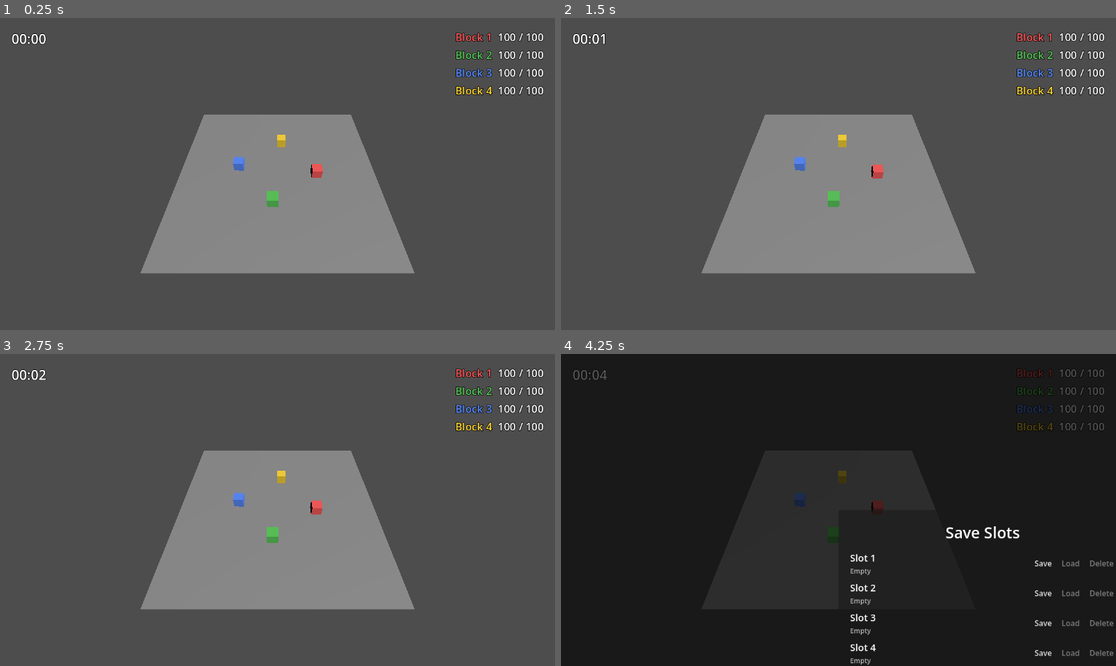
Above: before the commit, frames 1-4 (two rows, left to right).
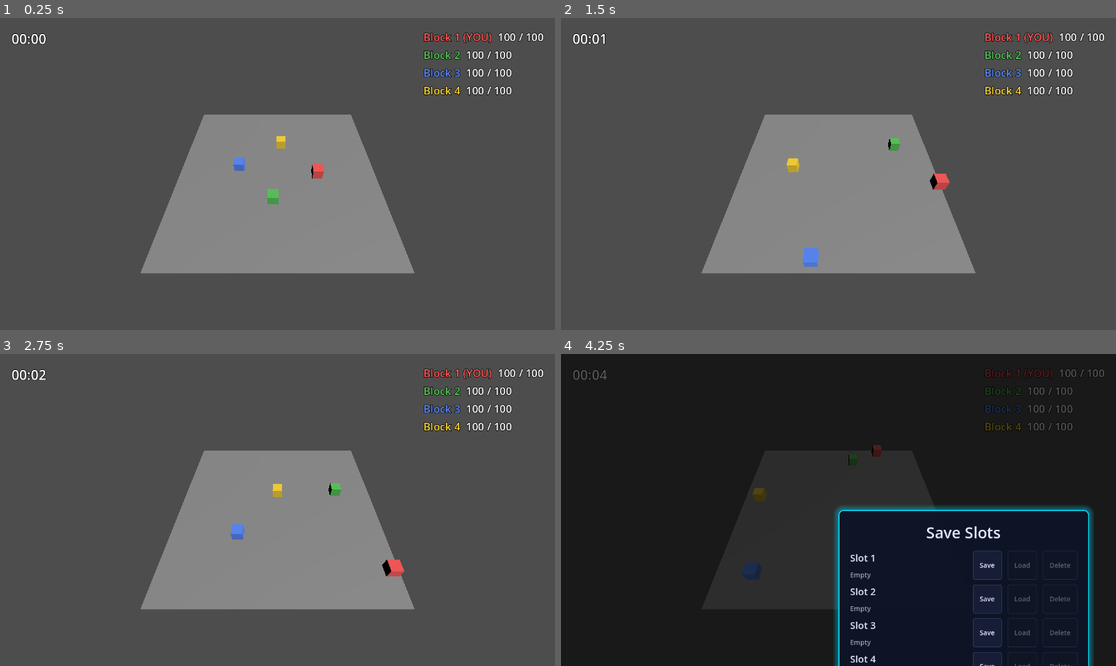
Above: after the commit, the same moments.

Repository: dsarno/save-system-godot-claude
Game: Godot game, scene res://game/game_main.tscn
The game is run twice, just before and just after one commit, with the same random seed, the same clock (stepped at 60 frames per second) and the same inputs.
Inputs:
- Up to frame 1 (0.25 s): no input
- Up to frame 2 (1.5 s): hold D (move_right, bound only after the commit) 0.53-1.28 s; tap Space (jump, bound only after the commit) at 0.6, 0.77, 1.07, 1.35 s; hold S (move_back, bound only after the commit) from 1.28 s (still down)
- Up to frame 3 (2.75 s): tap Space (jump, bound only after the commit) at 1.52, 1.82, 2.1 s; release S (move_back, bound only after the commit) at 2.03 s; hold D (move_right, bound only after the commit) from 2.03 s (still down)
- Up to frame 4 (4.25 s): release D (move_right, bound only after the commit) at 2.78 s; hold W (move_forward, bound only after the commit) 2.78-3.53 s; tap Space (jump, bound only after the commit) at 2.85, 3.02, 3.32, 3.6, 3.77, 4.07 s; hold A (move_left, bound only after the commit) from 3.53 s (still down); tap Escape (toggle_menu) at 4.15 s

The runs differ from the first frame. In frame 1, 1.5% of the frame differs, in the area x 41-98%, y 4-61%; in frame 2, 2.1%; in frame 3, 2.1%; in frame 4, 6.4%, in the area x 32-100%, y 4-100%.

Commit message:
feat: synthwave UI theme + player-controlled Block 1
Theme (game/ui_theme.tres) applied to HUD + SlotMenu:
- Deep navy panel (#0d1021), neon cyan border with outer glow
- Button states: dark normal / magenta hover / cyan pressed / cyan focus
- Readable off-white body text, bold constants, rounded corners

Player control on Block 1 (index 0, renamed "Block 1 (YOU)"):
- WASD applies horizontal force (28N), Space triggers 7N upward impulse
- Grounded heuristic: low Y velocity + low altitude — no raycast needed
- AI blocks still wander freely
- is_player persists through save/load via Block.save_data/load_data

Also fixed earlier issues:
- ESC now closes SlotMenu (handler moved to SlotMenu — survives pause)
- Blocks actually move (slick PhysicsMaterial, friction 0.1, bounce 0.3,
  steer_force bumped 4→14)
- SlotMenu panel shrunk 600→520 wide so it fits in embedded play

Co-Authored-By: Claude Opus 4.7 (1M context) <noreply@anthropic.com>

Diff:
--- a/game/arena.gd
+++ b/game/arena.gd
@@ -68,10 +68,11 @@
 	# Set @export properties BEFORE add_child so Block._ready sees the final
 	# values when it builds its material. If we set them after, _ready has
 	# already baked a material with the default (white) block_color.
-	b.block_name = "Block %d" % (index + 1)
+	b.block_name = "Block %d" % (index + 1) + (" (YOU)" if index == 0 else "")
 	b.block_color = block_colors[index % block_colors.size()]
 	b.max_hp = 100
 	b.hp = b.max_hp
+	b.is_player = (index == 0)
 	$Blocks.add_child(b)
 	var angle := (float(index) / float(num_blocks)) * TAU
 	b.global_position = Vector3(cos(angle) * spawn_radius, 0.6, sin(angle) * spawn_radius)
--- a/game/arena.tscn
+++ b/game/arena.tscn
@@ -1,6 +1,7 @@
 [gd_scene format=3 uid="uid://blro6ofnxkrcv"]
 
 [ext_resource type="Script" uid="uid://23fa1dl5m40e" path="res://game/arena.gd" id="1_lqfih"]
+[ext_resource type="PhysicsMaterial" uid="uid://b02vyclcmlsv4" path="res://game/slick.tres" id="2_l8ka0"]
 
 [sub_resource type="BoxMesh" id="BoxMesh_l8ka0"]
 size = Vector3(20, 0.2, 20)
@@ -32,6 +33,7 @@
 
 [node name="Floor" type="StaticBody3D" parent="." unique_id=244960688]
 transform = Transform3D(1, 0, 0, 0, 1, 0, 0, 0, 1, 0, -0.1, 0)
+physics_material_override = ExtResource("2_l8ka0")
 
 [node name="Mesh" type="MeshInstance3D" parent="Floor" unique_id=400711950]
 mesh = SubResource("BoxMesh_l8ka0")
--- a/game/block.gd
+++ b/game/block.gd
@@ -15,6 +15,9 @@
 @export var max_hp: int = 100
 @export var block_color: Color = Color.WHITE
 @export var block_name: String = ""
+## When true, this block is driven by player input (WASD + Space) instead of
+## the wander AI. Saved so reloads restore which block the player controls.
+@export var is_player: bool = false
 
 ## Minimum relative impact speed before damage applies. Below this the blocks
 ## just bump harmlessly.
@@ -22,12 +25,19 @@
 ## Damage per unit of impact speed above the threshold.
 @export var damage_per_impact_unit: float = 10.0
 ## Force applied toward the current wander target each physics step.
-@export var steer_force: float = 4.0
+@export var steer_force: float = 14.0
 ## Interval between picking new wander targets.
 @export var wander_interval: float = 2.5
 ## Half-size of the wander region (square around origin). Keeps targets
 ## comfortably inside a 20×20 arena.
 @export var wander_half_extent: float = 8.0
+## Force multiplier applied to the WASD vector for the player block.
+## Higher than steer_force so input feels responsive against the AI jostling.
+@export var player_move_force: float = 28.0
+## Upward impulse applied on jump. Scaled roughly for mass=1.
+@export var jump_impulse: float = 7.0
+## How close to the floor we must be to re-jump. Small epsilon for physics jitter.
+@export var ground_epsilon: float = 0.12
 
 var alive: bool = true
 
@@ -50,6 +60,9 @@
 func _physics_process(delta: float) -> void:
 	if not alive:
 		return
+	if is_player:
+		_player_tick()
+		return
 	_wander_timer -= delta
 	if _wander_timer <= 0.0:
 		_pick_new_target()
@@ -58,6 +71,24 @@
 	if to_target.length_squared() < 0.04:
 		return
 	apply_central_force(to_target.normalized() * steer_force)
+
+
+## Player-control tick — WASD nudges a horizontal force, Space triggers an
+## upward impulse when the block is close to the floor. Camera is fixed on
+## +Z looking down, so "forward" (W) is -Z (away from camera).
+func _player_tick() -> void:
+	var input_vec := Input.get_vector("move_left", "move_right", "move_forward", "move_back")
+	if input_vec != Vector2.ZERO:
+		var force := Vector3(input_vec.x, 0.0, input_vec.y) * player_move_force
+		apply_central_force(force)
+	if Input.is_action_just_pressed("jump") and _is_on_ground():
+		apply_central_impulse(Vector3(0, jump_impulse, 0))
+
+
+## Treat the block as grounded if its Y velocity is basically zero and it's
+## low to the floor. Simple heuristic — no raycast needed for a box on a plane.
+func _is_on_ground() -> bool:
+	return absf(linear_velocity.y) < 0.6 and global_position.y < 0.6 + ground_epsilon
 
 
 func _pick_new_target() -> void:
@@ -135,6 +166,7 @@
 		"color": [block_color.r, block_color.g, block_color.b, block_color.a],
 		"name": block_name,
 		"alive": alive,
+		"is_player": is_player,
 		"pos": [global_position.x, global_position.y, global_position.z],
 		"rot": [rotation.x, rotation.y, rotation.z],
 		"lv": [linear_velocity.x, linear_velocity.y, linear_velocity.z],
@@ -150,6 +182,7 @@
 	block_color = Color(float(c[0]), float(c[1]), float(c[2]), alpha)
 	block_name = String(d.get("name", ""))
 	alive = bool(d.get("alive", true))
+	is_player = bool(d.get("is_player", false))
 
 	var p: Array = d.get("pos", [0.0, 0.5, 0.0])
 	var r: Array = d.get("rot", [0.0, 0.0, 0.0])
--- a/game/block.tscn
+++ b/game/block.tscn
@@ -1,5 +1,6 @@
 [gd_scene format=3 uid="uid://dn5wjxbhmi1u5"]
 
+[ext_resource type="PhysicsMaterial" uid="uid://b02vyclcmlsv4" path="res://game/slick.tres" id="1_bux31"]
 [ext_resource type="Script" uid="uid://c0uep4opyloic" path="res://game/block.gd" id="1_d5x6n"]
 
 [sub_resource type="BoxMesh" id="BoxMesh_bux31"]
@@ -7,6 +8,7 @@
 [sub_resource type="BoxShape3D" id="BoxShape3D_8df8g"]
 
 [node name="Block" type="RigidBody3D" unique_id=1194492106]
+physics_material_override = ExtResource("1_bux31")
 script = ExtResource("1_d5x6n")
 
 [node name="Mesh" type="MeshInstance3D" parent="." unique_id=1721589891]
--- a/game/hud.tscn
+++ b/game/hud.tscn
@@ -1,5 +1,6 @@
 [gd_scene format=3 uid="uid://pfr6enhyfoxv"]
 
+[ext_resource type="Theme" uid="uid://dhmh6yv4i2dg0" path="res://game/ui_theme.tres" id="1_448qv"]
 [ext_resource type="Script" uid="uid://wk8mfbbtsi77" path="res://game/hud.gd" id="1_d8ggh"]
 
 [node name="Hud" type="Control" unique_id=1938183891]
@@ -8,6 +9,7 @@
 anchor_right = 1.0
 anchor_bottom = 1.0
 mouse_filter = 2
+theme = ExtResource("1_448qv")
 script = ExtResource("1_d8ggh")
 
 [node name="TimeLabel" type="Label" parent="." unique_id=1686275577]
--- /dev/null
+++ b/game/slick.tres
@@ -0,0 +1,5 @@
+[gd_resource type="PhysicsMaterial" format=3 uid="uid://b02vyclcmlsv4"]
+
+[resource]
+friction = 0.1
+bounce = 0.3
--- a/game/slot_menu.gd
+++ b/game/slot_menu.gd
@@ -19,6 +19,15 @@
 	SaveSystem.saved.connect(_on_save_system_changed)
 	SaveSystem.loaded.connect(_on_save_system_changed)
 	_rebuild()
+
+
+func _unhandled_input(event: InputEvent) -> void:
+	# SlotMenu runs in PROCESS_MODE_ALWAYS so it still receives input while
+	# the tree is paused. GameMain's ESC handler only fires when unpaused —
+	# once the menu is open we own the toggle.
+	if visible and event.is_action_pressed("toggle_menu"):
+		close()
+		get_viewport().set_input_as_handled()
 
 
 func open() -> void:
--- a/game/slot_menu.tscn
+++ b/game/slot_menu.tscn
@@ -1,6 +1,7 @@
 [gd_scene format=3 uid="uid://d1yvp1ffyt5y3"]
 
 [ext_resource type="Script" uid="uid://cp0tr3iukj3pa" path="res://game/slot_menu.gd" id="1_4gs2t"]
+[ext_resource type="Theme" uid="uid://dhmh6yv4i2dg0" path="res://game/ui_theme.tres" id="1_phvq2"]
 
 [node name="SlotMenu" type="Control" unique_id=1323212751]
 process_mode = 3
@@ -9,6 +10,7 @@
 anchors_preset = 15
 anchor_right = 1.0
 anchor_bottom = 1.0
+theme = ExtResource("1_phvq2")
 script = ExtResource("1_4gs2t")
 
 [node name="Dim" type="ColorRect" parent="." unique_id=2017434419]
@@ -18,7 +20,7 @@
 color = Color(0, 0, 0, 0.6666667)
 
 [node name="Panel" type="Panel" parent="." unique_id=260134646]
-custom_minimum_size = Vector2(600, 500)
+custom_minimum_size = Vector2(520, 440)
 layout_mode = 0
 anchor_left = 0.5
 anchor_top = 0.5
--- /dev/null
+++ b/game/ui_theme.tres
@@ -0,0 +1,113 @@
+[gd_resource type="Theme" format=3 uid="uid://dhmh6yv4i2dg0"]
+
+[sub_resource type="StyleBoxFlat" id="StyleBoxFlat_iwedd"]
+content_margin_left = 14.0
+content_margin_top = 6.0
+content_margin_right = 14.0
+content_margin_bottom = 6.0
+bg_color = Color(0.07058824, 0.08627451, 0.14117648, 0.53333336)
+border_width_left = 1
+border_width_top = 1
+border_width_right = 1
+border_width_bottom = 1
+border_color = Color(0.16470589, 0.18039216, 0.27058825, 1)
+corner_radius_top_left = 4
+corner_radius_top_right = 4
+corner_radius_bottom_right = 4
+corner_radius_bottom_left = 4
+
+[sub_resource type="StyleBoxFlat" id="StyleBoxFlat_1gqbk"]
+bg_color = Color(0, 0, 0, 0)
+border_width_left = 2
+border_width_top = 2
+border_width_right = 2
+border_width_bottom = 2
+border_color = Color(0, 0.8784314, 1, 1)
+corner_radius_top_left = 4
+corner_radius_top_right = 4
+corner_radius_bottom_right = 4
+corner_radius_bottom_left = 4
+
+[sub_resource type="StyleBoxFlat" id="StyleBoxFlat_cdxjg"]
+content_margin_left = 14.0
+content_margin_top = 6.0
+content_margin_right = 14.0
+content_margin_bottom = 6.0
+bg_color = Color(0.16470589, 0.12156863, 0.2901961, 0.8)
+border_width_left = 1
+border_width_top = 1
+border_width_right = 1
+border_width_bottom = 1
+border_color = Color(1, 0.22745098, 0.64705884, 1)
+corner_radius_top_left = 4
+corner_radius_top_right = 4
+corner_radius_bottom_right = 4
+corner_radius_bottom_left = 4
+shadow_color = Color(1, 0.22745098, 0.64705884, 0.4)
+shadow_size = 6
+
+[sub_resource type="StyleBoxFlat" id="StyleBoxFlat_c6fr3"]
+content_margin_left = 14.0
+content_margin_top = 6.0
+content_margin_right = 14.0
+content_margin_bottom = 6.0
+bg_color = Color(0.101960786, 0.12156863, 0.22745098, 0.8)
+border_width_left = 1
+border_width_top = 1
+border_width_right = 1
+border_width_bottom = 1
+border_color = Color(0.22745098, 0.2509804, 0.4392157, 1)
+corner_radius_top_left = 4
+corner_radius_top_right = 4
+corner_radius_bottom_right = 4
+corner_radius_bottom_left = 4
+
+[sub_resource type="StyleBoxFlat" id="StyleBoxFlat_424jo"]
+content_margin_left = 14.0
+content_margin_top = 6.0
+content_margin_right = 14.0
+content_margin_bottom = 6.0
+bg_color = Color(0, 0.8784314, 1, 0.8)
+border_width_left = 1
+border_width_top = 1
+border_width_right = 1
+border_width_bottom = 1
+border_color = Color(0, 0.8784314, 1, 1)
+corner_radius_top_left = 4
+corner_radius_top_right = 4
+corner_radius_bottom_right = 4
+corner_radius_bottom_left = 4
+
+[sub_resource type="StyleBoxFlat" id="StyleBoxFlat_cc0ov"]
+content_margin_left = 18.0
+content_margin_top = 18.0
+content_margin_right = 18.0
+content_margin_bottom = 18.0
+bg_color = Color(0.050980393, 0.0627451, 0.12941177, 0.9490196)
+border_width_left = 2
+border_width_top = 2
+border_width_right = 2
+border_width_bottom = 2
+border_color = Color(0, 0.8784314, 1, 1)
+corner_radius_top_left = 10
+corner_radius_top_right = 10
+corner_radius_bottom_right = 10
+corner_radius_bottom_left = 10
+shadow_color = Color(0, 0.8784314, 1, 0.4)
+shadow_size = 12
+
+[resource]
+Button/colors/font_color = Color(0.9019608, 0.9137255, 1, 1)
+Button/colors/font_disabled_color = Color(0.3529412, 0.37254903, 0.47843137, 1)
+Button/colors/font_hover_color = Color(1, 1, 1, 1)
+Button/colors/font_pressed_color = Color(0.050980393, 0.0627451, 0.12941177, 1)
+Button/font_sizes/font_size = 14
+Button/styles/disabled = SubResource("StyleBoxFlat_iwedd")
+Button/styles/focus = SubResource("StyleBoxFlat_1gqbk")
+Button/styles/hover = SubResource("StyleBoxFlat_cdxjg")
+Button/styles/normal = SubResource("StyleBoxFlat_c6fr3")
+Button/styles/pressed = SubResource("StyleBoxFlat_424jo")
+HBoxContainer/constants/separation = 10
+Label/colors/font_color = Color(0.9019608, 0.9137255, 1, 1)
+Panel/styles/panel = SubResource("StyleBoxFlat_cc0ov")
+VBoxContainer/constants/separation = 12
--- a/project.godot
+++ b/project.godot
@@ -49,6 +49,31 @@
 "events": [Object(InputEventKey,"resource_local_to_scene":false,"resource_name":"","device":0,"window_id":0,"alt_presse …(189 unchanged characters)…
 ]
 }
+move_forward={
+"deadzone": 0.5,
+"events": [Object(InputEventKey,"resource_local_to_scene":false,"resource_name":"","device":0,"window_id":0,"alt_pressed":false,"shift_pressed":false,"ctrl_pressed":false,"meta_pressed":false,"pressed":false,"keycode":87,"physical_keycode":0,"key_label":0,"unicode":0,"location":0,"echo":false,"script":null)
+]
+}
+move_back={
+"deadzone": 0.5,
+"events": [Object(InputEventKey,"resource_local_to_scene":false,"resource_name":"","device":0,"window_id":0,"alt_pressed":false,"shift_pressed":false,"ctrl_pressed":false,"meta_pressed":false,"pressed":false,"keycode":83,"physical_keycode":0,"key_label":0,"unicode":0,"location":0,"echo":false,"script":null)
+]
+}
+move_left={
+"deadzone": 0.5,
+"events": [Object(InputEventKey,"resource_local_to_scene":false,"resource_name":"","device":0,"window_id":0,"alt_pressed":false,"shift_pressed":false,"ctrl_pressed":false,"meta_pressed":false,"pressed":false,"keycode":65,"physical_keycode":0,"key_label":0,"unicode":0,"location":0,"echo":false,"script":null)
+]
+}
+move_right={
+"deadzone": 0.5,
+"events": [Object(InputEventKey,"resource_local_to_scene":false,"resource_name":"","device":0,"window_id":0,"alt_pressed":false,"shift_pressed":false,"ctrl_pressed":false,"meta_pressed":false,"pressed":false,"keycode":68,"physical_keycode":0,"key_label":0,"unicode":0,"location":0,"echo":false,"script":null)
+]
+}
+jump={
+"deadzone": 0.5,
+"events": [Object(InputEventKey,"resource_local_to_scene":false,"resource_name":"","device":0,"window_id":0,"alt_pressed":false,"shift_pressed":false,"ctrl_pressed":false,"meta_pressed":false,"pressed":false,"keycode":32,"physical_keycode":0,"key_label":0,"unicode":0,"location":0,"echo":false,"script":null)
+]
+}
 
 [physics]
 
